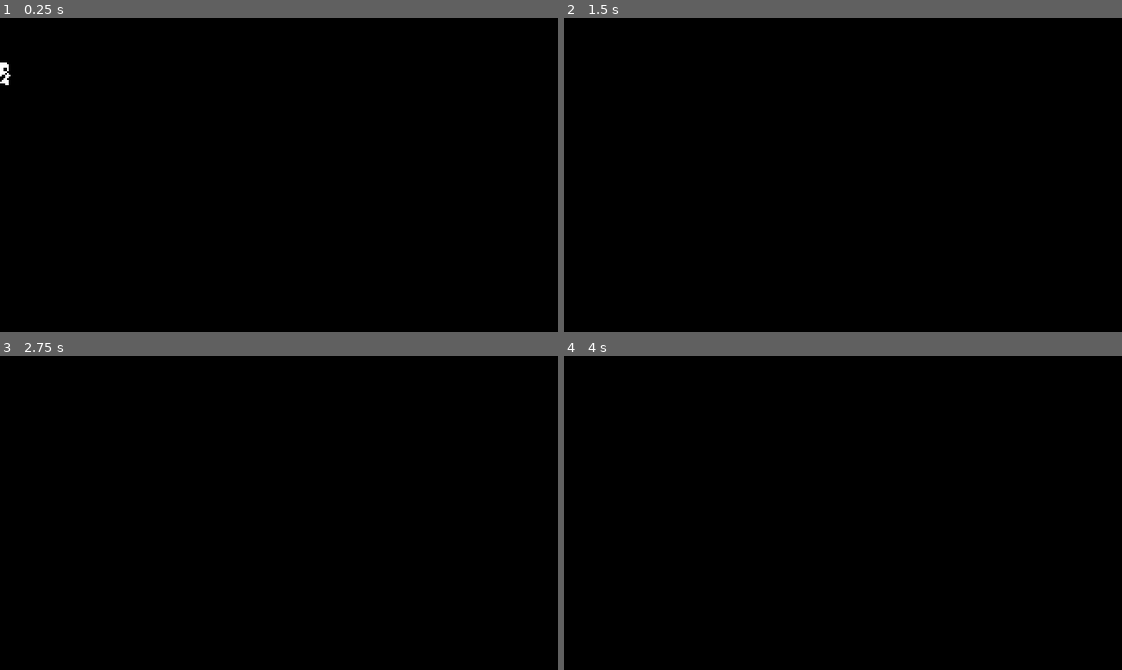
Above: before the commit, frames 1-4 (two rows, left to right).
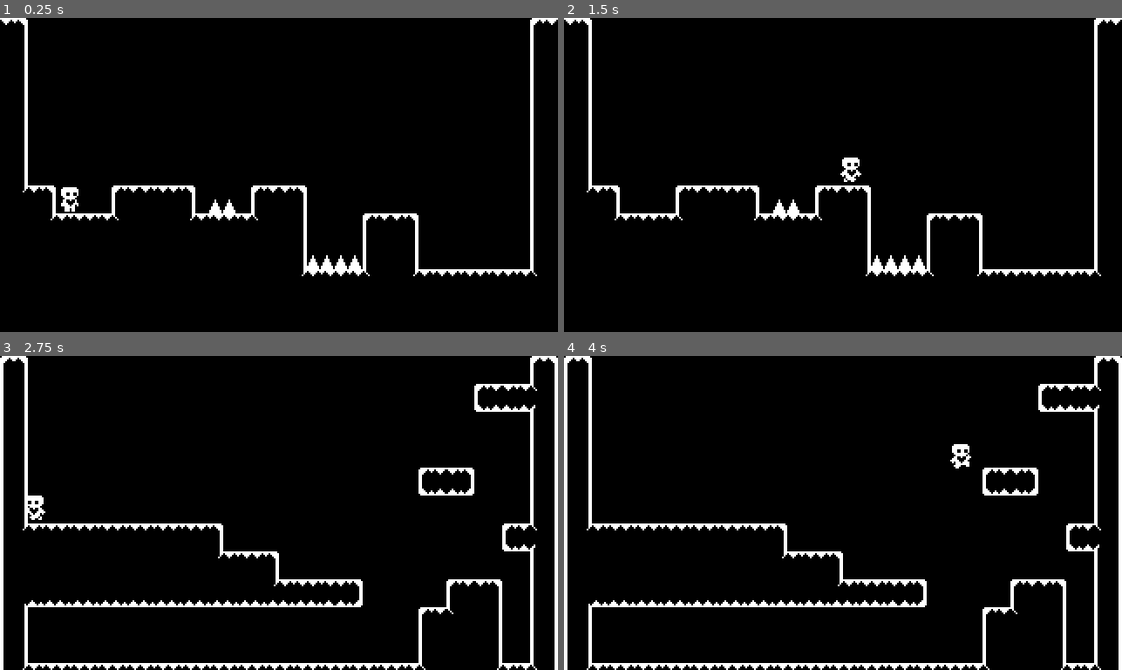
Above: after the commit, the same moments.

Repository: pranavkiruthikmani/platformer-game-godot
Game: Godot game, scene res://level1.tscn
The game is run twice, just before and just after one commit, with the same random seed, the same clock (stepped at 60 frames per second) and the same inputs. Before the commit the project starts from res://world.tscn.
Inputs:
- Up to frame 1 (0.25 s): no input
- Up to frame 2 (1.5 s): hold D (right) from 0.53 s (still down); tap Shift (dash) at 0.6, 1.35 s; tap Space (jump) at 0.77 s
- Up to frame 3 (2.75 s): tap Space (jump) at 1.52 s; release D (right) at 2.03 s; hold A (left) from 2.03 s (still down); tap Shift (dash) at 2.1 s
- Up to frame 4 (4 s): release A (left) at 2.78 s; hold D (right) from 2.78 s (still down); tap Shift (dash) at 2.85, 3.6 s; tap Space (jump) at 3.02, 3.77 s

The runs differ from the first frame. In frame 1, 3.3% of the frame differs, in the area x 0-100%, y 0-83%; in frame 2, 3.3%; in frame 3, 6.6%; in frame 4, 6.6%, in the area x 0-100%, y 0-100%.
Error before the commit: Invalid access of index '5' on a base object of type: 'String'. (res://player.gd:69)

Commit message:
Deceleration doesn't work

Diff:
--- a/level2.tscn
+++ b/level2.tscn
@@ -11,5 +11,5 @@
 [node name="LevelTileMap" parent="." index="1"]
 layer_0/tile_data = PackedInt32Array(19, 196608, 0, 65555, 458752, 4, 131091, 196608, 1, 196627, 196608, 1, 262163, 196 …(1405 unchanged characters)…
 
-[node name="LevelChange" parent="." index="2" instance=ExtResource("2_eg554")]
+[node name="LevelChange2" parent="." index="2" instance=ExtResource("2_eg554")]
 position = Vector2(296, 8)
--- a/player.gd
+++ b/player.gd
@@ -10,15 +10,23 @@
 @onready var animated_sprite_2d = $AnimatedSprite2D
 @onready var coyote_jump_timer = $CoyoteJumpTimer
 @onready var starting_position = global_position
+@onready var dash_timer = $DashTimer
 
 var alreadyDoubleJumped = false
 var current_scence = null
+var dashSpeed = 500
+var canDash = false
+var justDashed = false
+var dashDeceleration = 200
+var dashing = false
 
 func _physics_process(delta):
 
-	if not is_on_floor():
+	#Gravity
+	if not is_on_floor() and dash_timer.is_stopped():
 		velocity.y += gravity * delta
 
+#Double Jump
 	if is_on_floor() or coyote_jump_timer.time_left > 0:
 		alreadyDoubleJumped = false
 		if Input.is_action_just_pressed("jump"):
@@ -31,18 +39,27 @@
 			alreadyDoubleJumped = true
 
 	var direction = Input.get_axis("left", "right")
-	if Input.is_action_just_pressed("dash"):
+
+	#Dash
+	canDash = true
+	if Input.is_action_just_pressed("dash") and canDash:
+		var prevVelocity = velocity
+		dash_timer.start()
 		var dashDir = Vector2(direction, 0)
-		velocity = velocity.move_toward(dashDir * 500,  1000)
+		if dash_timer.time_left > 0:
+			canDash = false
+			velocity.x = velocity.x * 5
+			#velocity = velocity.move_toward(dashDir * dashSpeed, delta * 25000)
 
-
-	if direction:
+	#Movement and Friction
+	if direction and dash_timer.is_stopped():
 		velocity.x = move_toward(velocity.x, movement_data.SPEED * direction, movement_data.ACCELERATION * delta)
-	elif direction == 0 and not is_on_floor():
+	elif direction == 0 and not is_on_floor() and dash_timer.is_stopped():
 		velocity.x = move_toward(velocity.x, 0, 200 * delta)
 	else:
 		velocity.x = move_toward(velocity.x, 0, movement_data.FRICTION * delta)
 
+	#Animation and Coyote Jump
 	update_animations(direction)
 	var was_on_floor = is_on_floor()
 	move_and_slide()
@@ -50,6 +67,7 @@
 	if just_left_ledge:
 		coyote_jump_timer.start()
 
+#Animations
 func update_animations(input_axis):
 	if input_axis != 0:
 		animated_sprite_2d.flip_h = (input_axis < 0)
@@ -60,10 +78,11 @@
 	if not is_on_floor():
 		animated_sprite_2d.play("jump")
 
+#Respawn
 func _on_hazard_detector_area_entered(area):
 	global_position = starting_position
 
-
+#Level Change
 func _on_level_change_detector_area_entered(area):
 	var current_scene = str(get_tree().current_scene.name)
 	var current_level = int(current_scene[5])
--- a/player.tscn
+++ b/player.tscn
@@ -121,5 +121,9 @@
 position = Vector2(0, -8.5)
 shape = SubResource("RectangleShape2D_4426a")
 
+[node name="DashTimer" type="Timer" parent="."]
+wait_time = 0.2
+one_shot = true
+
 [connection signal="area_entered" from="HazardDetector" to="." method="_on_hazard_detector_area_entered"]
 [connection signal="area_entered" from="LevelChangeDetector" to="." method="_on_level_change_detector_area_entered"]
--- a/project.godot
+++ b/project.godot
@@ -11,7 +11,7 @@
 [application]
 
 config/name="Platformer"
-run/main_scene="res://world.tscn"
+run/main_scene="res://level1.tscn"
 config/features=PackedStringArray("4.2", "Forward Plus")
 config/icon="res://icon.svg"
 
